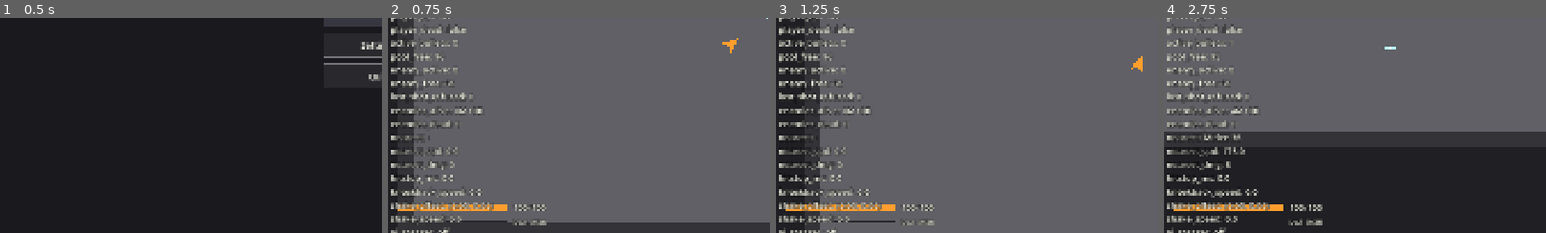
Above: before the commit, frames 1-4 (left to right).
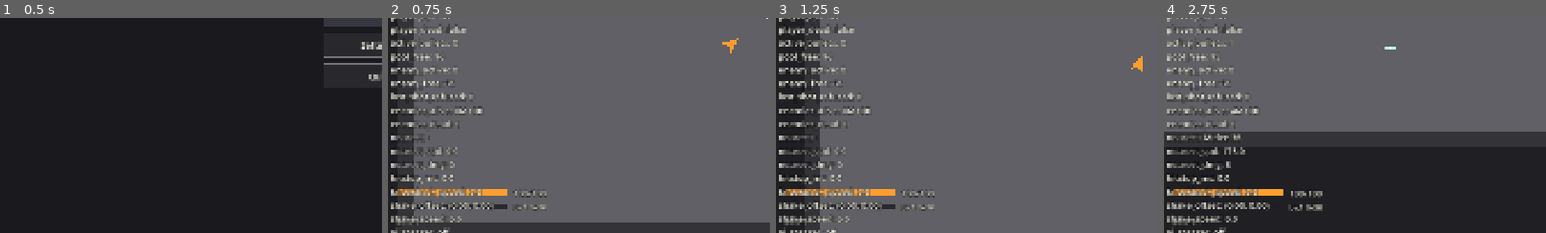
Above: after the commit, the same moments.

Repository: ZhiH2333/WPG
Game: Godot game, scene res://ui/main_menu.tscn
Two runs of this game, one before a commit and one after it. Both use one fixed random seed, a clock stepped at 60 frames per second and the inputs below.
Inputs (mouse positions are % of the whole screen's width and height, from its top left):
- Up to frame 1 (0.5 s): no input
- Up to frame 2 (0.75 s): click "Play" at 0.5 s
- Up to frame 3 (1.25 s): no input
- Up to frame 4 (2.75 s): tap Enter (ui_accept) at 1.25, 1.52, 1.82, 2.27, 2.57 s; move the mouse to (72, 45) at 1.27 s; press the mouse at (72, 45) at 1.28 s; hold D (move_right) 1.28-2.03 s; tap 1 (weapon_pistol) at 1.55, 2.1 s; move the mouse to (30, 55) at 2.02 s; release the mouse at (30, 55) at 2.03 s; hold S (move_down) from 2.03 s (still down); tap 3 (weapon_rifle) at 2.3 s
The pictures show only the part of the screen within x 0-50%, y 48-98%; the shares and areas given below are measured in that part.

Frame 1 is identical in both runs. In frame 2, 2.0% of the frame differs, in the area x 2-42%, y 74-97%; in frame 3, 2.0%; in frame 4, 2.1%.

Commit message:
:sparkles: simple store

Diff:
--- a/arena/run_session.gd
+++ b/arena/run_session.gd
@@ -1,11 +1,24 @@
 extends Node
 class_name RunSession
 
-## 本局状态：只观察玩家是否死亡。禁止镜像 HP，禁止暂停场景树。P8 后仍 playing，由沙盒再开一轮。XP 只活在本节点。
+## 本局状态：只观察玩家是否死亡。禁止镜像 HP，禁止暂停场景树。P8 后仍 playing，由沙盒再开一轮。XP 与 gold 只活在本节点。
 enum Outcome { PLAYING, DEAD, CLEARED }
 
 const XP_BASE: int = 30
 const XP_PER_LEVEL: int = 15
+const SHOP_COSTS: Dictionary = {
+	"max_hp_s": 25,
+	"max_hp_m": 50,
+	"swift": 30,
+	"heavy_round": 30,
+	"cadence": 30,
+	"long_shot": 25,
+	"second_skin": 45,
+	"extra_pellets": 30,
+	"steady_rifle": 30,
+	"thick_hide": 30,
+}
+const SHOP_COST_FALLBACK: int = 30
 
 var _player: Player
 var _encounter: EncounterPhrases
@@ -19,6 +32,7 @@
 var _xp: int = 0
 var _pending_level: int = 0
 var _kill_count: int = 0
+var _gold: int = 0
 
 func bind_player(player: Player) -> void:
 	_player = player
@@ -102,6 +116,28 @@
 func get_kill_count() -> int:
 	return _kill_count
 
+func add_gold(amount: int) -> void:
+	if amount <= 0:
+		return
+	if _outcome != Outcome.PLAYING:
+		return
+	_gold += amount
+
+func get_gold() -> int:
+	return _gold
+
+func try_spend(amount: int) -> bool:
+	if amount <= 0 or _gold < amount:
+		return false
+	_gold -= amount
+	return true
+
+func get_shop_cost(upgrade_id: StringName) -> int:
+	var key: String = String(upgrade_id)
+	if not SHOP_COSTS.has(key):
+		return SHOP_COST_FALLBACK
+	return int(SHOP_COSTS[key])
+
 func restart() -> void:
 	_outcome = Outcome.PLAYING
 	_elapsed_sec = 0.0
@@ -111,6 +147,7 @@
 	_xp = 0
 	_pending_level = 0
 	_kill_count = 0
+	_gold = 0
 	_rng.randomize()
 
 func tick(delta: float) -> void:
--- a/debug/debug_overlay.gd
+++ b/debug/debug_overlay.gd
@@ -86,7 +86,7 @@
 	var fps: int = Engine.get_frames_per_second()
 	var velocity: Vector2 = _read_velocity()
 	var weapon: Weapon = _read_weapon()
-	return "weapon: %s\nmove_vector: %s\naim_vector: %s\nfire_h …(473 unchanged characters)… s\nrun_time: %.2f\nloop: %d\nkills: %d\nlevel: %d\nxp: %d/%d\npending_lv: %d\nca …(209 unchanged characters)…
+	return "weapon: %s\nmove_vector: %s\naim_vector: %s\nfire_h …(473 unchanged characters)… s\nrun_time: %.2f\nloop: %d\nkills: %d\ngold: %d\nlevel: %d\nxp: %d/%d\npending_lv: %d\nca …(209 unchanged characters)…
 		_read_weapon_name(weapon),
 		_format_vector(_player_input.move_vector),
 		_format_vector(_player_input.aim_vector),
@@ -122,6 +122,7 @@
 		_read_run_time(),
 		_read_loop_index(),
 		_read_kill_count(),
+		_read_gold(),
 		_read_level(),
 		_read_xp(),
 		_read_xp_to_next(),
@@ -243,6 +244,11 @@
 		return 0
 	return _run_session.get_kill_count()
 
+func _read_gold() -> int:
+	if _run_session == null:
+		return 0
+	return _run_session.get_gold()
+
 func _read_level() -> int:
 	if _run_session == null:
 		return 1
--- a/enemies/elite_melee.gd
+++ b/enemies/elite_melee.gd
@@ -22,6 +22,9 @@
 
 func get_xp_reward() -> int:
 	return 25
+
+func get_gold_reward() -> int:
+	return 8
 
 func get_hp_per_loop() -> int:
 	return 12
--- a/enemies/enemy_base.gd
+++ b/enemies/enemy_base.gd
@@ -90,6 +90,9 @@
 	return "Enemy"
 
 func get_xp_reward() -> int:
+	return 0
+
+func get_gold_reward() -> int:
 	return 0
 
 func get_hp_per_loop() -> int:
--- a/enemies/melee_enemy.gd
+++ b/enemies/melee_enemy.gd
@@ -21,6 +21,9 @@
 
 func get_xp_reward() -> int:
 	return 10
+
+func get_gold_reward() -> int:
+	return 3
 
 func get_hp_per_loop() -> int:
 	return 8
--- a/enemies/ranged_enemy.gd
+++ b/enemies/ranged_enemy.gd
@@ -32,6 +32,9 @@
 
 func get_xp_reward() -> int:
 	return 12
+
+func get_gold_reward() -> int:
+	return 4
 
 func get_hp_per_loop() -> int:
 	return 6
--- a/player/player_input.gd
+++ b/player/player_input.gd
@@ -74,6 +74,15 @@
 		fire_held = false
 		_need_fire_release = true
 		return
+	if _device_id == DEVICE_KEYBOARD:
+		if Input.is_action_pressed("fire"):
+			_need_fire_release = true
+			fire_held = false
+		return
+	if _device_id >= 0 and _joy_wants_fire(_device_id):
+		_need_fire_release = true
+		fire_held = false
+
 func _claim_device() -> void:
 	var old_device: int = _device_id
 	if _keyboard_wants_control():
--- a/sandbox/combat_sandbox.gd
+++ b/sandbox/combat_sandbox.gd
@@ -24,6 +24,7 @@
 @onready var _debug_overlay: DebugOverlay = $DebugOverlay
 @onready var _hud: Hud = $Hud
 @onready var _upgrade_offer: UpgradeOffer = $UpgradeOffer
+@onready var _shop_offer: ShopOffer = $ShopOffer
 @onready var _run_summary: RunSummary = $RunSummary
 @onready var _projectiles: ProjectilePool = $Projectiles
 @onready var _enemy_projectiles: ProjectilePool = $EnemyProjectiles
@@ -49,15 +50,17 @@
 	Input.mouse_mode = Input.MOUSE_MODE_VISIBLE
 
 func _process(delta: float) -> void:
-	if _run_session.is_playing() and not _upgrade_offer.is_open() and not _encounter.is_awaiting_offer() and not _run_session.has_pending_level():
+	if _run_session.is_playing() and not _upgrade_offer.is_open() and not _shop_offer.is_open() and not _encounter.is_awaiting_offer() and not _run_session.has_pending_level():
 		_encounter.tick(delta)
-	if _run_session.is_playing() and _encounter.is_awaiting_offer() and not _upgrade_offer.is_open():
+	if _run_session.is_playing() and _encounter.is_awaiting_offer() and not _upgrade_offer.is_open() and not _shop_offer.is_open():
 		_open_offer_if_needed()
-	elif _run_session.is_playing() and _run_session.has_pending_level() and not _upgrade_offer.is_open() and not _encounter.is_awaiting_offer() and not _player.is_defeated():
+	elif _run_session.is_playing() and _run_session.has_pending_level() and not _upgrade_offer.is_open() and not _shop_offer.is_open() and not _encounter.is_awaiting_offer() and not _player.is_defeated():
 		_open_level_offer_if_needed()
 	if _upgrade_offer.is_open() and _player.is_defeated():
 		_abort_offer()
-	if _run_session.is_playing() and not _player.is_defeated() and _encounter.is_done() and not _upgrade_offer.is_open() and not _run_session.has_pending_level():
+	if _shop_offer.is_open() and _player.is_defeated():
+		_abort_shop()
+	if _run_session.is_playing() and not _player.is_defeated() and _encounter.is_done() and not _upgrade_offer.is_open() and not _shop_offer.is_open() and not _run_session.has_pending_level():
 		_loop_phrases()
 	_run_session.tick(delta)
 
@@ -118,6 +121,10 @@
 	_upgrade_offer.bind_session(_run_session)
 	_upgrade_offer.bind_player_input(player_input)
 	_upgrade_offer.picked.connect(_on_upgrade_picked)
+	_shop_offer.bind_session(_run_session)
+	_shop_offer.bind_player_input(player_input)
+	_shop_offer.bought.connect(_on_shop_bought)
+	_shop_offer.skipped.connect(_on_shop_skipped)
 	_run_summary.bind_run_session(_run_session)
 	_debug_overlay.bind_run_session(_run_session)
 	_debug_overlay.bind_upgrade_offer(_upgrade_offer)
@@ -147,9 +154,9 @@
 		return
 	_run_session.note_kill()
 	var reward: int = enemy.get_xp_reward()
-	if reward <= 0:
-		return
-	_run_session.add_xp(reward)
+	if reward > 0:
+		_run_session.add_xp(reward)
+	_run_session.add_gold(enemy.get_gold_reward())
 
 func _assert_upgrade_catalog() -> void:
 	if UPGRADE_CATALOG.get_count() != 10:
@@ -166,6 +173,14 @@
 	_projectiles.park_all()
 	_enemy_projectiles.park_all()
 	_hold_all_in_reserve()
+	var defs: Array[UpgradeDef] = _run_session.draft_offer(3)
+	if defs.is_empty():
+		_finish_loop_after_shop()
+		return
+	_shop_offer.present(defs, _run_session.get_gold())
+	_set_offer_input_lock(true)
+
+func _finish_loop_after_shop() -> void:
 	_run_session.notify_phrase_loop()
 	_apply_loop_pressure()
 	_encounter.restart()
@@ -178,6 +193,8 @@
 func _reset_sandbox() -> void:
 	if _upgrade_offer.is_open():
 		_close_offer()
+	if _shop_offer.is_open():
+		_close_shop()
 	_projectiles.park_all()
 	_enemy_projectiles.park_all()
 	_run_session.restart()
@@ -189,7 +206,7 @@
 	_debug_overlay.set_last_grant_id("-")
 
 func _try_debug_grant() -> void:
-	if _upgrade_offer.is_open():
+	if _upgrade_offer.is_open() or _shop_offer.is_open():
 		return
 	if _player.is_defeated():
 		return
@@ -244,6 +261,40 @@
 
 func _close_offer() -> void:
 	_upgrade_offer.close()
+	_set_offer_input_lock(false)
+
+func _on_shop_bought(upgrade_id: StringName) -> void:
+	if not _shop_offer.is_open():
+		return
+	if _player.is_defeated() or not _run_session.is_playing():
+		_abort_shop()
+		return
+	var cost: int = _run_session.get_shop_cost(upgrade_id)
+	if _run_session.get_gold() < cost:
+		return
+	if not _run_session.try_grant(upgrade_id):
+		return
+	if not _run_session.try_spend(cost):
+		push_error("商店扣款失败：upgrade=%s cost=%d gold=%d" % [String(upgrade_id), cost, _run_session.get_gold()])
+		return
+	_upgrade_applier.apply_owned()
+	_debug_overlay.set_last_grant_id(String(upgrade_id))
+	_close_shop()
+	_finish_loop_after_shop()
+
+func _on_shop_skipped() -> void:
+	if not _shop_offer.is_open():
+		return
+	_close_shop()
+	if _player.is_defeated() or not _run_session.is_playing():
+		return
+	_finish_loop_after_shop()
+
+func _abort_shop() -> void:
+	_close_shop()
+
+func _close_shop() -> void:
+	_shop_offer.close()
 	_set_offer_input_lock(false)
 
 func _set_offer_input_lock(locked: bool) -> void:
@@ -272,7 +323,7 @@
 	_sync_system_cursor()
 
 func _sync_system_cursor() -> void:
-	if _upgrade_offer.is_open():
+	if _upgrade_offer.is_open() or _shop_offer.is_open():
 		Input.mouse_mode = Input.MOUSE_MODE_VISIBLE
 		_aim_reticle.visible = false
 		return
--- a/sandbox/combat_sandbox.tscn
+++ b/sandbox/combat_sandbox.tscn
@@ -16,6 +16,7 @@
 [ext_resource type="Script" path="res://arena/upgrade_applier.gd" id="13_applier"]
 [ext_resource type="PackedScene" path="res://ui/upgrade_offer.tscn" id="14_offer"]
 [ext_resource type="PackedScene" path="res://ui/run_summary.tscn" id="15_summary"]
+[ext_resource type="PackedScene" path="res://ui/shop_offer.tscn" id="17_shop"]
 
 [sub_resource type="RectangleShape2D" id="RectangleShape2D_hwall"]
 size = Vector2(1680, 40)
@@ -205,4 +206,6 @@
 
 [node name="UpgradeOffer" parent="." instance=ExtResource("14_offer")]
 
+[node name="ShopOffer" parent="." instance=ExtResource("17_shop")]
+
 [node name="DebugOverlay" parent="." instance=ExtResource("3_debug")]
--- a/ui/hud.gd
+++ b/ui/hud.gd
@@ -1,7 +1,7 @@
 extends CanvasLayer
 class_name Hud
 
-## 最小战斗 HUD：左下 HP+武器+XP，顶中句读。只读 getter，禁止自管一份 HP。
+## 最小战斗 HUD：左下 HP+武器+XP+gold，顶中句读。只读 getter，禁止自管一份 HP。
 const HP_LOW_THRESHOLD: int = 20
 const FILL_STYLE_NORMAL: StringName = &""
 const FILL_STYLE_LOW: StringName = &"ProgressBarLow"
@@ -17,6 +17,7 @@
 @onready var _xp_bar: ProgressBar = $Root/BottomLeft/XpRow/XpBar
 @onready var _xp_label: Label = $Root/BottomLeft/XpRow/XpLabel
 @onready var _weapon_label: Label = $Root/BottomLeft/WeaponLabel
+@onready var _gold_label: Label = $Root/BottomLeft/GoldLabel
 @onready var _phrase_label: Label = $Root/PhraseLabel
 
 func bind_player(player: Player) -> void:
@@ -34,6 +35,7 @@
 func _process(_delta: float) -> void:
 	_refresh_hp()
 	_refresh_xp()
+	_refresh_gold()
 	_refresh_weapon()
 	_refresh_phrase()
 
@@ -60,6 +62,12 @@
 	_xp_bar.max_value = float(need)
 	_xp_bar.value = float(xp)
 	_xp_label.text = "Lv.%d  %d/%d" % [level, xp, need]
+
+func _refresh_gold() -> void:
+	var gold: int = 0
+	if _run_session != null:
+		gold = _run_session.get_gold()
+	_gold_label.text = "gold  %d" % gold
 
 func _apply_hp_fill(hp: int) -> void:
 	var is_low: bool = hp <= HP_LOW_THRESHOLD
--- a/ui/hud.tscn
+++ b/ui/hud.tscn
@@ -25,7 +25,7 @@
 anchor_right = 0.0
 anchor_bottom = 1.0
 offset_left = 32.0
-offset_top = -140.0
+offset_top = -176.0
 offset_right = 432.0
 offset_bottom = -32.0
 grow_horizontal = 1
@@ -80,6 +80,12 @@
 theme_type_variation = &"HudWeapon"
 text = "Lv.1  0/30"
 
+[node name="GoldLabel" type="Label" parent="Root/BottomLeft"]
+layout_mode = 2
+mouse_filter = 2
+theme_type_variation = &"HudWeapon"
+text = "gold  0"
+
 [node name="PhraseLabel" type="Label" parent="Root"]
 layout_mode = 1
 anchors_preset = 5
--- a/ui/run_summary.gd
+++ b/ui/run_summary.gd
@@ -7,6 +7,7 @@
 @onready var _time_label: Label = $Root/Center/Panel/Column/TimeLabel
 @onready var _loop_label: Label = $Root/Center/Panel/Column/LoopLabel
 @onready var _kills_label: Label = $Root/Center/Panel/Column/KillsLabel
+@onready var _gold_label: Label = $Root/Center/Panel/Column/GoldLabel
 @onready var _owned_label: Label = $Root/Center/Panel/Column/OwnedLabel
 
 func bind_run_session(session: RunSession) -> void:
@@ -19,6 +20,7 @@
 	_time_label.text = "time  %.1fs" % _session.get_elapsed_sec()
 	_loop_label.text = "loop  %d" % _session.get_loop_index()
 	_kills_label.text = "kills  %d" % _session.get_kill_count()
+	_gold_label.text = "gold  %d" % _session.get_gold()
 	_owned_label.text = "owned  %s" % _format_owned()
 	visible = true
 
--- a/ui/run_summary.tscn
+++ b/ui/run_summary.tscn
@@ -28,7 +28,7 @@
 mouse_filter = 2
 
 [node name="Panel" type="PanelContainer" parent="Root/Center"]
-custom_minimum_size = Vector2(640, 208)
+custom_minimum_size = Vector2(640, 232)
 layout_mode = 2
 mouse_filter = 2
 theme_type_variation = &"RunSummaryPanel"
@@ -67,6 +67,13 @@
 text = "kills  0"
 horizontal_alignment = 1
 
+[node name="GoldLabel" type="Label" parent="Root/Center/Panel/Column"]
+layout_mode = 2
+mouse_filter = 2
+theme_type_variation = &"RunSummaryBody"
+text = "gold  0"
+horizontal_alignment = 1
+
 [node name="OwnedLabel" type="Label" parent="Root/Center/Panel/Column"]
 layout_mode = 2
 mouse_filter = 2
--- /dev/null
+++ b/ui/shop_offer.gd
@@ -0,0 +1,144 @@
+extends CanvasLayer
+class_name ShopOffer
+
+## P8 后买一张已有升级或 Skip。只展示与点选，不自己 spend。禁止暂停场景树。
+signal bought(upgrade_id: StringName)
+signal skipped
+
+var _defs: Array[UpgradeDef] = []
+var _open: bool = false
+var _cards: Array[Button] = []
+var _titles: Array[Label] = []
+var _descs: Array[Label] = []
+var _costs: Array[Label] = []
+var _player_input: PlayerInput
+var _session: RunSession
+var _presented_gold: int = 0
+
+@onready var _gold_label: Label = $Root/Center/Column/GoldLabel
+@onready var _skip_button: Button = $Root/Center/Column/Skip
+
+func _ready() -> void:
+	visible = false
+	layer = 20
+	_cards = [
+		$Root/Center/Column/Cards/Card0 as Button,
+		$Root/Center/Column/Cards/Card1 as Button,
+		$Root/Center/Column/Cards/Card2 as Button,
+	]
+	_titles = [
+		$Root/Center/Column/Cards/Card0/VBox/Title as Label,
+		$Root/Center/Column/Cards/Card1/VBox/Title as Label,
+		$Root/Center/Column/Cards/Card2/VBox/Title as Label,
+	]
+	_descs = [
+		$Root/Center/Column/Cards/Card0/VBox/Desc as Label,
+		$Root/Center/Column/Cards/Card1/VBox/Desc as Label,
+		$Root/Center/Column/Cards/Card2/VBox/Desc as Label,
+	]
+	_costs = [
+		$Root/Center/Column/Cards/Card0/VBox/Cost as Label,
+		$Root/Center/Column/Cards/Card1/VBox/Cost as Label,
+		$Root/Center/Column/Cards/Card2/VBox/Cost as Label,
+	]
+	for i: int in _cards.size():
+		var card: Button = _cards[i]
+		card.pressed.connect(_on_card_pressed.bind(i))
+	_skip_button.pressed.connect(_skip)
+
+func bind_player_input(player_input: PlayerInput) -> void:
+	_player_input = player_input
+
+func bind_session(session: RunSession) -> void:
+	_session = session
+
+func is_open() -> bool:
+	return _open
+
+func present(defs: Array[UpgradeDef], gold: int) -> void:
+	_defs = defs.duplicate()
+	_presented_gold = gold
+	_open = not _defs.is_empty()
+	visible = _open
+	_refresh_cards()
+
+func close() -> void:
+	_open = false
+	visible = false
+	_defs.clear()
+	_refresh_cards()
+
+func _process(_delta: float) -> void:
+	if not _open or _player_input == null:
+		return
+	var slot: int = _player_input.get_weapon_slot_just_pressed()
+	if slot >= 0 and slot <= 2:
+		_pick_index(slot)
+		return
+	if slot == 3:
+		_skip()
+
+func _input(event: InputEvent) -> void:
+	if not _open:
+		return
+	if event.is_action_pressed("weapon_pistol"):
+		_pick_index(0)
+		get_viewport().set_input_as_handled()
+		return
+	if event.is_action_pressed("weapon_shotgun"):
+		_pick_index(1)
+		get_viewport().set_input_as_handled()
+		return
+	if event.is_action_pressed("weapon_rifle"):
+		_pick_index(2)
+		get_viewport().set_input_as_handled()
+		return
+	if event.is_action_pressed("weapon_smg"):
+		_skip()
+		get_viewport().set_input_as_handled()
+
+func _on_card_pressed(index: int) -> void:
+	_pick_index(index)
+
+func _pick_index(index: int) -> void:
+	if not _open:
+		return
+	if index < 0 or index >= _defs.size():
+		return
+	if _cards[index].disabled:
+		return
+	bought.emit(_defs[index].id)
+
+func _skip() -> void:
+	if not _open:
+		return
+	skipped.emit()
+
+func _refresh_cards() -> void:
+	var gold: int = _read_gold()
+	_gold_label.text = "gold  %d" % gold
+	for i: int in _cards.size():
+		var show_card: bool = _open and i < _defs.size()
+		_cards[i].visible = show_card
+		if not show_card:
+			_titles[i].text = ""
+			_descs[i].text = ""
+			_costs[i].text = ""
+			_cards[i].disabled = true
+			continue
+		var def: UpgradeDef = _defs[i]
+		var cost: int = _read_cost(def.id)
+		_titles[i].text = def.title
+		_descs[i].text = def.description
+		_costs[i].text = "%d" % cost
+		_cards[i].disabled = gold < cost
+
+func _read_gold() -> int:
+	if _session != null:
+		return _session.get_gold()
+	return _presented_gold
+
+func _read_cost(upgrade_id: StringName) -> int:
+	if _session != null:
+		return _session.get_shop_cost(upgrade_id)
+	return 30
--- /dev/null
+++ b/ui/shop_offer.tscn
@@ -0,0 +1,183 @@
+[gd_scene load_steps=3 format=3]
+
+[ext_resource type="Script" path="res://ui/shop_offer.gd" id="1_shop"]
+[ext_resource type="Theme" path="res://ui/game_theme.tres" id="2_theme"]
+
+[node name="ShopOffer" type="CanvasLayer"]
+layer = 20
+visible = false
+script = ExtResource("1_shop")
+
+[node name="Root" type="Control" parent="."]
+layout_mode = 3
+anchors_preset = 15
+anchor_right = 1.0
+anchor_bottom = 1.0
+grow_horizontal = 2
+grow_vertical = 2
+mouse_filter = 0
+theme = ExtResource("2_theme")
+
+[node name="Dimmer" type="ColorRect" parent="Root"]
+layout_mode = 1
+anchors_preset = 15
+anchor_right = 1.0
+anchor_bottom = 1.0
+grow_horizontal = 2
+grow_vertical = 2
+mouse_filter = 0
+color = Color(0, 0, 0, 0.55)
+
+[node name="Center" type="CenterContainer" parent="Root"]
+layout_mode = 1
+anchors_preset = 15
+anchor_right = 1.0
+anchor_bottom = 1.0
+grow_horizontal = 2
+grow_vertical = 2
+mouse_filter = 2
+
+[node name="Column" type="VBoxContainer" parent="Root/Center"]
+layout_mode = 2
+mouse_filter = 2
+theme_override_constants/separation = 16
+alignment = 1
+
+[node name="Title" type="Label" parent="Root/Center/Column"]
+layout_mode = 2
+mouse_filter = 2
+theme_type_variation = &"OfferTitle"
+text = "SHOP"
+horizontal_alignment = 1
+
+[node name="GoldLabel" type="Label" parent="Root/Center/Column"]
+layout_mode = 2
+mouse_filter = 2
+theme_type_variation = &"OfferDesc"
+text = "gold  0"
+horizontal_alignment = 1
+
+[node name="Cards" type="HBoxContainer" parent="Root/Center/Column"]
+layout_mode = 2
+mouse_filter = 2
+theme_override_constants/separation = 24
+alignment = 1
+
+[node name="Card0" type="Button" parent="Root/Center/Column/Cards"]
+custom_minimum_size = Vector2(280, 200)
+layout_mode = 2
+mouse_filter = 0
+theme_type_variation = &"OfferButton"
+
+[node name="VBox" type="VBoxContainer" parent="Root/Center/Column/Cards/Card0"]
+layout_mode = 1
+anchors_preset = 15
+anchor_right = 1.0
+anchor_bottom = 1.0
+offset_left = 16.0
+offset_top = 16.0
+offset_right = -16.0
+offset_bottom = -16.0
+grow_horizontal = 2
+grow_vertical = 2
+mouse_filter = 2
+theme_override_constants/separation = 8
+
+[node name="Title" type="Label" parent="Root/Center/Column/Cards/Card0/VBox"]
+layout_mode = 2
+mouse_filter = 2
+theme_type_variation = &"OfferTitle"
+autowrap_mode = 2
+
+[node name="Desc" type="Label" parent="Root/Center/Column/Cards/Card0/VBox"]
+layout_mode = 2
+mouse_filter = 2
+theme_type_variation = &"OfferDesc"
+autowrap_mode = 2
+
+[node name="Cost" type="Label" parent="Root/Center/Column/Cards/Card0/VBox"]
+layout_mode = 2
+mouse_filter = 2
+theme_type_variation = &"OfferDesc"
+
+[node name="Card1" type="Button" parent="Root/Center/Column/Cards"]
+custom_minimum_size = Vector2(280, 200)
+layout_mode = 2
+mouse_filter = 0
+theme_type_variation = &"OfferButton"
+
+[node name="VBox" type="VBoxContainer" parent="Root/Center/Column/Cards/Card1"]
+layout_mode = 1
+anchors_preset = 15
+anchor_right = 1.0
+anchor_bottom = 1.0
+offset_left = 16.0
+offset_top = 16.0
+offset_right = -16.0
+offset_bottom = -16.0
+grow_horizontal = 2
+grow_vertical = 2
+mouse_filter = 2
+theme_override_constants/separation = 8
+
+[node name="Title" type="Label" parent="Root/Center/Column/Cards/Card1/VBox"]
+layout_mode = 2
+mouse_filter = 2
+theme_type_variation = &"OfferTitle"
+autowrap_mode = 2
+
+[node name="Desc" type="Label" parent="Root/Center/Column/Cards/Card1/VBox"]
+layout_mode = 2
+mouse_filter = 2
+theme_type_variation = &"OfferDesc"
+autowrap_mode = 2
+
+[node name="Cost" type="Label" parent="Root/Center/Column/Cards/Card1/VBox"]
+layout_mode = 2
+mouse_filter = 2
+theme_type_variation = &"OfferDesc"
+
+[node name="Card2" type="Button" parent="Root/Center/Column/Cards"]
+custom_minimum_size = Vector2(280, 200)
+layout_mode = 2
+mouse_filter = 0
+theme_type_variation = &"OfferButton"
+
+[node name="VBox" type="VBoxContainer" parent="Root/Center/Column/Cards/Card2"]
+layout_mode = 1
+anchors_preset = 15
+anchor_right = 1.0
+anchor_bottom = 1.0
+offset_left = 16.0
+offset_top = 16.0
+offset_right = -16.0
+offset_bottom = -16.0
+grow_horizontal = 2
+grow_vertical = 2
+mouse_filter = 2
+theme_override_constants/separation = 8
+
+[node name="Title" type="Label" parent="Root/Center/Column/Cards/Card2/VBox"]
+layout_mode = 2
+mouse_filter = 2
+theme_type_variation = &"OfferTitle"
+autowrap_mode = 2
+
+[node name="Desc" type="Label" parent="Root/Center/Column/Cards/Card2/VBox"]
+layout_mode = 2
+mouse_filter = 2
+theme_type_variation = &"OfferDesc"
+autowrap_mode = 2
+
+[node name="Cost" type="Label" parent="Root/Center/Column/Cards/Card2/VBox"]
+layout_mode = 2
+mouse_filter = 2
+theme_type_variation = &"OfferDesc"
+
+[node name="Skip" type="Button" parent="Root/Center/Column"]
+custom_minimum_size = Vector2(160, 48)
+layout_mode = 2
+size_flags_horizontal = 4
+mouse_filter = 0
+theme_type_variation = &"OfferButton"
+text = "Skip"
Not shown: 1 places in sandbox/combat_sandbox.tscn that only renumber resources
Not shown, added: ui/shop_offer.gd.uid
